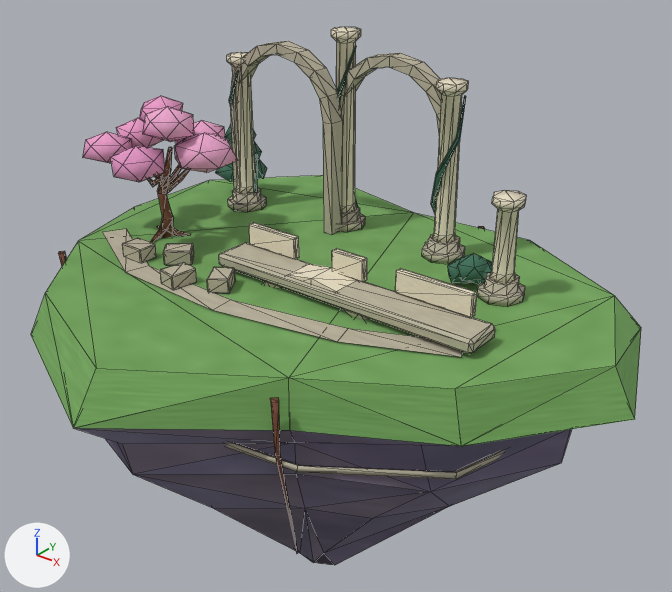
What one commit did to the glTF model public/assets/models/environment/sky-ruins-low.glb.
One viewpoint serves both versions: a camera (50 mm lens) standing at (11.88, -13.9, 8.15) and looking at (0.87, -0.13, -0.39). The axes (+X, +Y, +Z) are drawn at lower left. The lights are the same throughout. The first picture is the older version. Mesh edges are drawn as thin lines. Vertices at exactly the same position are counted once.

Script lines for the objects in view, before the commit:
```python
me_ruins_fractured_cliff_005 = bpy.data.meshes.new('ruins_fractured_cliff.005')
me_ruins_fractured_cliff_005.from_pydata(...)  # 1155 vertices, 2090 faces; spans x -5.99..7.45, y -6.34..4.82, z -7.0..4.56
# faces by material slot: [130, 34, 292, 712, 536, 246, 140]
me_ruins_fractured_cliff_005.materials.append(mat_lavender_layered_cliff)
me_ruins_fractured_cliff_005.materials.append(mat_meadow_and_moss)
me_ruins_fractured_cliff_005.materials.append(mat_warm_carved_timber)
me_ruins_fractured_cliff_005.materials.append(mat_carved_sandstone)
me_ruins_fractured_cliff_005.materials.append(mat_ivory_limestone)
me_ruins_fractured_cliff_005.materials.append(mat_deep_evergreen_foliage)
me_ruins_fractured_cliff_005.materials.append(mat_sakura_blossom_clusters)
ob_sky_ruins = bpy.data.objects.new('sky-ruins', me_ruins_fractured_cliff_005)
ob_sky_ruins.location = (0.0, 0.0, 0.0)
```
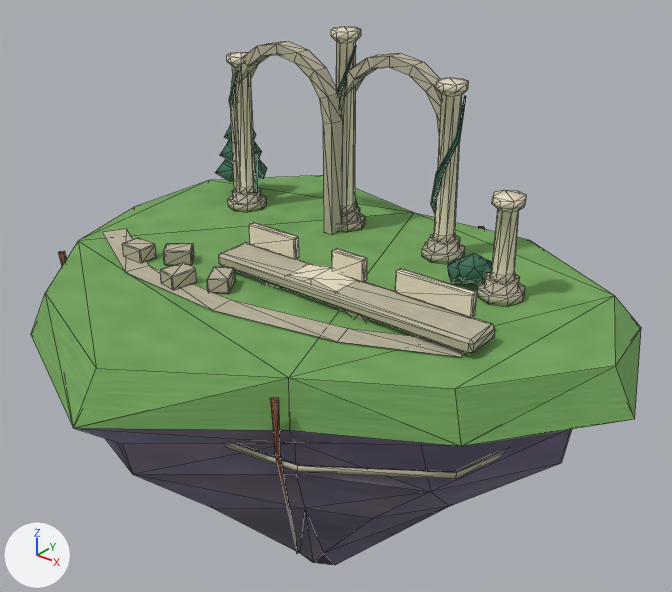
Patch to the scene script:
```diff
--- a/public/assets/models/environment/sky-ruins-low.glb.py
+++ b/public/assets/models/environment/sky-ruins-low.glb.py
@@ me_ruins_fractured_cliff_005 @@
 # used by ob_sky_ruins; location = (0.0, 0.0, 0.0)
-me_ruins_fractured_cliff_005.from_pydata(...)  # 1155 vertices, 2090 faces; spans x -5.99..7.45, y -6.34..4.82, z -7.0..4.56
+me_ruins_fractured_cliff_005.from_pydata(...)  # 967 vertices, 1774 faces; spans x -5.99..7.45, y -6.34..4.82, z -7.0..4.56
+# me_ruins_fractured_cliff_005 part 1: 15 loose pieces with 188 vertices, spanning x -5.38..-1.83, y -2.32..0.69, z 0.03..3.17, are deleted
 me_ruins_fractured_cliff_005.materials.append(mat_lavender_layered_cliff)
@@ me_ruins_fractured_cliff_005 @@
 me_ruins_fractured_cliff_005.materials.append(mat_deep_evergreen_foliage)
-me_ruins_fractured_cliff_005.materials.append(mat_sakura_blossom_clusters)
```

Boxes (x1, y1, x2, y2) around the edits, measured in the pictures (672 x 592 px):
part 1 of me_ruins_fractured_cliff_005, deleted (pink): before (83, 96, 238, 242)
